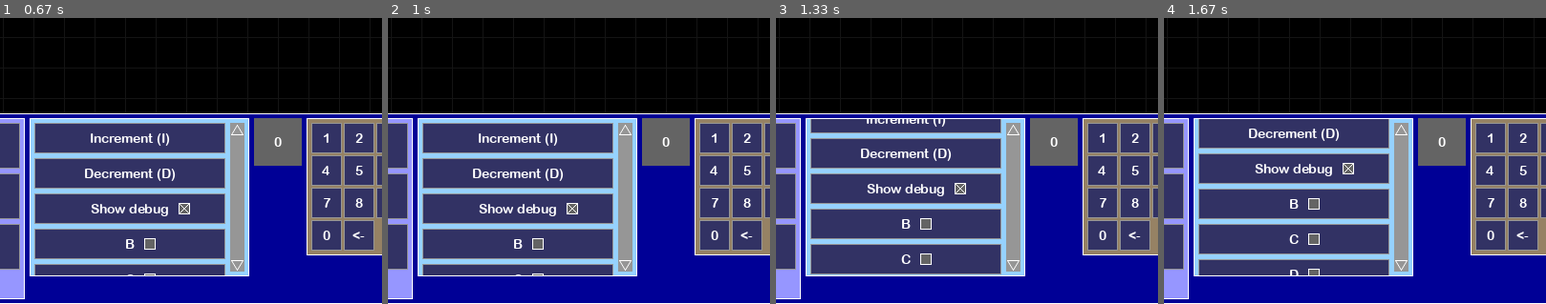
Above: before the commit, frames 1-4 (left to right).
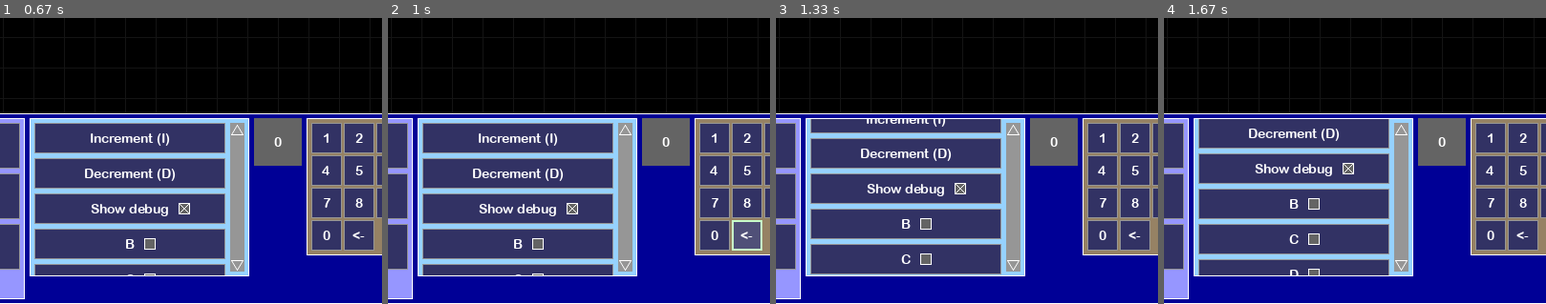
Above: after the commit, the same moments.

Repository: JonathanMurray/pygameui
Game: pygame game, started from main.py
The game is run twice, just before and just after one commit, with the same random seed, the same clock (stepped at 60 frames per second) and the same inputs.
Inputs (mouse positions are % of the whole screen's width and height, from its top left):
- Up to frame 1 (0.67 s): tap 1 at 0.33 s
- Up to frame 2 (1 s): hold Backspace from 0.67 s (still down)
- Up to frame 3 (1.33 s): release Backspace at 1.13 s; press the mouse at (54, 83) at 1.2 s; move the mouse to (36, 57) at 1.3 s
- Up to frame 4 (1.67 s): release the mouse at (18, 31) at 1.43 s; press the mouse at (66, 71) at 1.53 s; move the mouse to (69, 52) at 1.63 s
The pictures show only the part of the screen within x 24-74%, y 50-100%; the shares and areas given below are measured in that part.

Frame 1 is identical in both runs. In frame 2, 0.8% of the frame differs, in the area x 90-98%, y 70-82%; in frame 3, nothing differs; in frame 4, nothing differs.

Commit message:
Implement logic for holding down keys to fire repeatedly

Diff:
--- a/button.py
+++ b/button.py
@@ -10,20 +10,52 @@
 COLOR_WHITE = Color(255, 255, 255)
 
 
+class ButtonHold:
+  def __init__(self, initial_delay: int, repeat_interval: int):
+    self._initial_delay = initial_delay
+    self._repeat_interval = repeat_interval
+    self._is_held_down = False
+    self._fire_timer = 0
+
+  def update(self, elapsed_time: int):
+    should_fire = False
+    if self._is_held_down:
+      self._fire_timer -= elapsed_time
+      while self._fire_timer <= 0:
+        self._fire_timer += self._repeat_interval
+        should_fire = True
+    return should_fire
+
+  def on_click(self):
+    self._is_held_down = True
+    self._fire_timer = self._initial_delay
+
+  def on_release(self):
+    self._is_held_down = False
+
+
 class Button(Component):
-  def __init__(self, size: Tuple[int, int], label: StaticText, hotkey: Optional[int] = None, **kwargs):
+  def __init__(self, size: Tuple[int, int], label: StaticText, hotkey: Optional[int] = None,
+      hold: Optional[ButtonHold] = None, **kwargs):
     super().__init__(size, **kwargs)
     self._callback = kwargs.get('callback')
     self._label = label
     self._style_on_click = kwargs.get('style_onclick')
     self._cooldown = 0
     self._hotkey = hotkey
+    self._hold = hold
 
   def update(self, elapsed_time: int):
+    if self._hold:
+      if self._hold.update(elapsed_time):
+        self._invoke_callback()
     if self._cooldown > 0:
       self._cooldown = max(self._cooldown - elapsed_time, 0)
       if self._cooldown == 0:
-        self._active_style = self._style_hovered if self._is_hovered else self._style
+        self._restore_style_after_click()
+
+  def _restore_style_after_click(self):
+    self._active_style = self._style_hovered if self._is_hovered else self._style
 
   def set_callback(self, callback: Callable[[], Any]):
     self._callback = callback
@@ -38,14 +70,32 @@
     self._label.render(surface)
 
   def _on_click(self, mouse_pos: Optional[Tuple[int, int]]):
+    self._invoke_callback()
+    self._active_style = self._style_on_click
+    if self._hold:
+      self._hold.on_click()
+    else:
+      self._cooldown = 150
+
+  def _invoke_callback(self):
     if self._callback:
       self._callback()
-    self._active_style = self._style_on_click
-    self._cooldown = 150
+
+  def handle_mouse_was_released(self):
+    self._handle_button_was_released()
 
   def handle_key_was_pressed(self, key):
     if self.is_visible() and self._hotkey == key:
       self._on_click(None)
+
+  def handle_key_was_released(self, key):
+    if self._hotkey == key:
+      self._handle_button_was_released()
+
+  def _handle_button_was_released(self):
+    if self._hold:
+      self._hold.on_release()
+      self._restore_style_after_click()
 
 
 class ColorToggler(Button):
@@ -60,11 +110,13 @@
     self._background = self._colors[self._index]
 
 
-def button(font, size: Tuple[int, int], callback: Callable[[], Any], label: str, hotkey: Optional[int] = None):
+def button(font, size: Tuple[int, int], callback: Callable[[], Any], label: str, hotkey: Optional[int] = None,
+    hold: Optional[ButtonHold] = None):
   return Button(size=size,
                 callback=callback,
                 label=StaticText(font, COLOR_WHITE, label),
                 hotkey=hotkey,
+                hold=hold,
                 style=Style(background=Color(50, 50, 100), border_color=Color(150, 150, 150)),
                 style_hovered=Style(background=Color(80, 80, 120), border_color=Color(180, 180, 180)),
                 style_onclick=Style(background=Color(80, 80, 120), border_color=Color(200, 255, 200),
--- a/containers.py
+++ b/containers.py
@@ -35,6 +35,10 @@
   def handle_key_was_pressed(self, key):
     for component in self._children:
       component.handle_key_was_pressed(key)
+
+  def handle_key_was_released(self, key):
+    for component in self._children:
+      component.handle_key_was_released(key)
 
   def _on_blur(self):
     for component in self._children:
@@ -212,6 +216,7 @@
       component.handle_mouse_was_clicked(local_mouse_pos)
 
   def handle_mouse_was_released(self):
+    super().handle_mouse_was_released()
     self._scrolling_velocity = 0
 
   def _update_children(self):
--- a/main.py
+++ b/main.py
@@ -6,7 +6,7 @@
 from pygame.math import Vector2
 from pygame.time import Clock, set_timer
 
-from button import button
+from button import button, ButtonHold
 from checkbox import checkbox
 from containers import ListContainer, Orientation, AbsolutePosContainer, ScrollContainer, GridContainer
 from counter import Counter
@@ -106,6 +106,8 @@
         fps_text.format_text(int(clock.get_fps()))
       elif event.type == pygame.KEYDOWN:
         container.handle_key_was_pressed(event.key)
+      elif event.type == pygame.KEYUP:
+        container.handle_key_was_released(event.key)
     elapsed_time = clock.tick()
 
     container.update(elapsed_time)
@@ -117,13 +119,13 @@
 
 
 def number_button(font, text_area: EditableText, text: str, key):
-  # TODO handle holding down hotkey
-  return button(font, (32, 32), callback=lambda: text_area.append(text), label=text, hotkey=key)
+  return button(font, (32, 32), callback=lambda: text_area.append(text), label=text, hotkey=key,
+                hold=ButtonHold(400, 60))
 
 
 def backspace_button(font, text_area: EditableText):
-  # TODO handle holding down hotkey
-  return button(font, (32, 32), callback=lambda: text_area.backspace(), label="<-", hotkey=pygame.K_BACKSPACE)
+  return button(font, (32, 32), callback=lambda: text_area.backspace(), label="<-", hotkey=pygame.K_BACKSPACE,
+                hold=ButtonHold(400, 60))
 
 
 def handle_exit(event):
--- a/ui.py
+++ b/ui.py
@@ -43,6 +43,9 @@
     self._rect = Rect(pos, self.size)
 
   def handle_key_was_pressed(self, key):
+    pass
+
+  def handle_key_was_released(self, key):
     pass
 
   def handle_mouse_was_clicked(self, mouse_pos: Tuple[int, int]):
